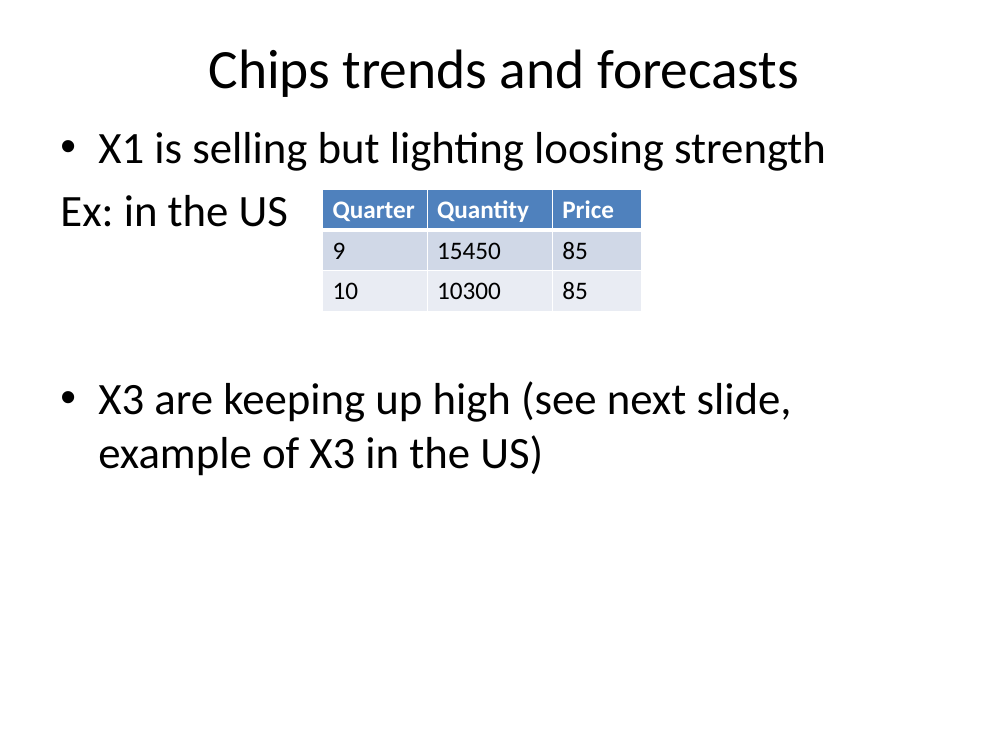
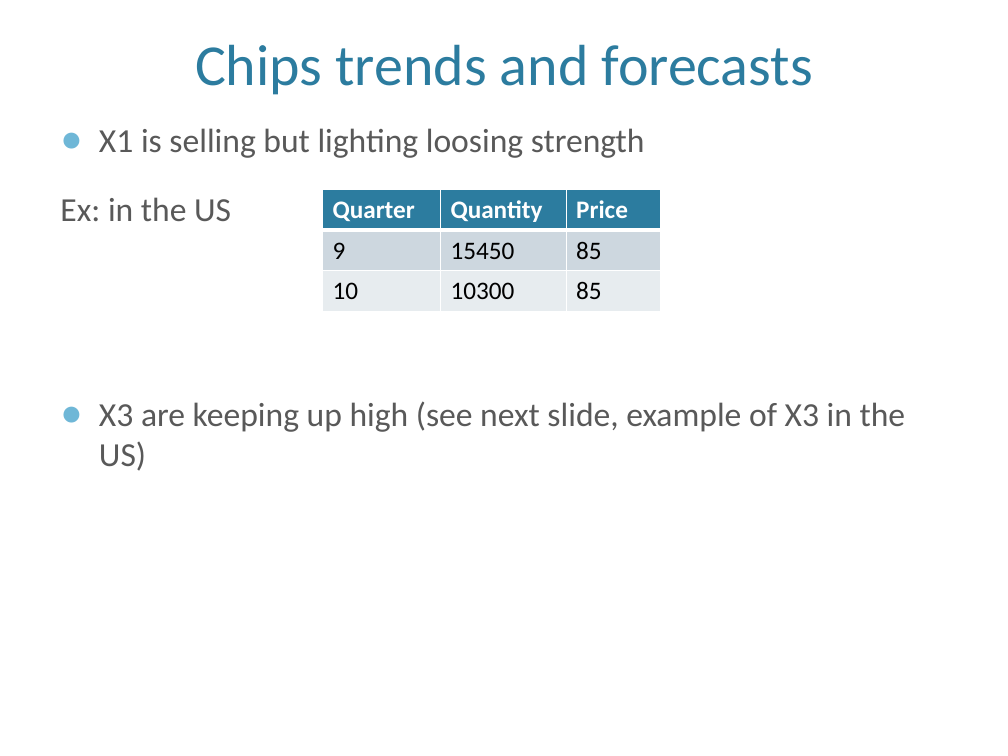
Before and after one commit to dj-death/modtech-bussim-2013, a slide deck: slide 17 of Documents/Final_Presentation.pptx (slide 10 before the commit). Drawn at 1008x756 pixels with LibreOffice and Linux fonts; fonts in the diff are those of the drawing; background and template pictures are left out. Boxes give left, top, right and bottom in pixels: in the first picture for what was removed or moved away, otherwise in the second. Text is boxed around its words. In the diff, an @@ line names an element or a change of style, - is before the commit and + after.

```diff
--- a/Documents/Final_Presentation.pptx
+++ b/Documents/Final_Presentation.pptx
@@ title "Chips trends and forecasts" at box(195, 44, 813, 95): size 39.6 to 41.4 pt, text colour #000000 to #2C7C9F; vertical alignment middle to bottom @@
@@ text "X1 is selling but lighting ..." at box(60, 128, 906, 471): size 32 to 24 pt, text colour #000000 to #595959; bullet • to ●; more space between paragraphs @@
@@ table at box(323, 190, 661, 312) @@
@@ fill #4F81BD to #2C7C9F in row 1 @@
@@ fill #D0D8E8 to #CDD7DF in row 2 @@
@@ fill #E9EDF4 to #E8ECF0 in row 3 @@
@@ table: place and size @@
-table at box(323, 190, 641, 312)
+table at box(323, 190, 661, 312)
```
Also in this commit, not shown: 11 other slides changed, 15 slides added, 5 slides removed.
